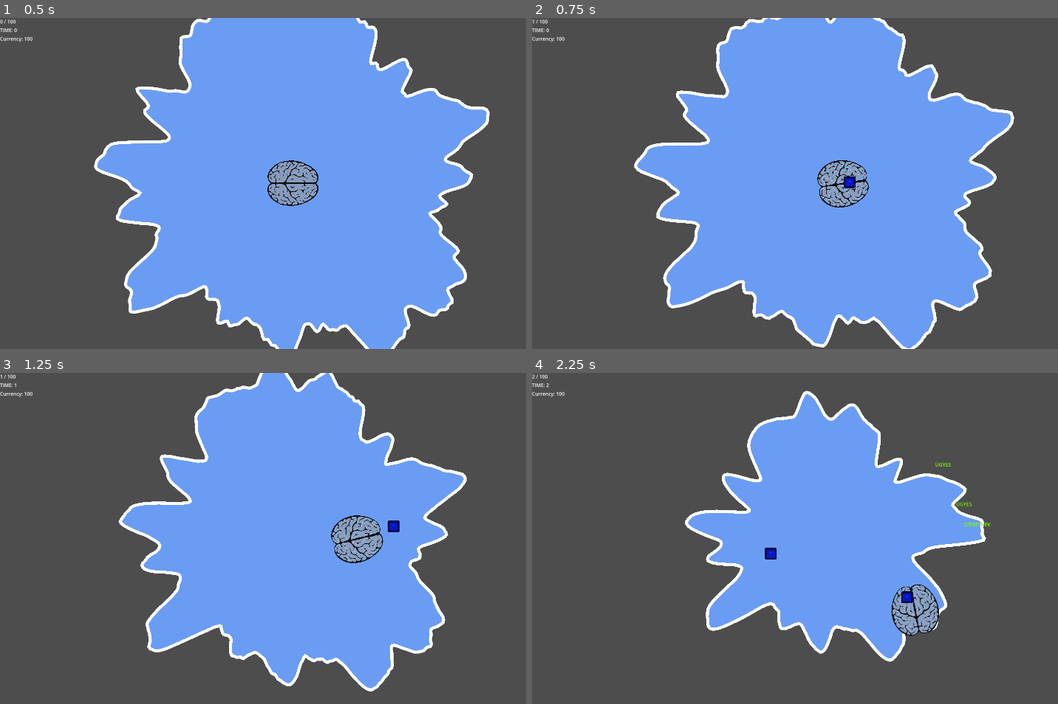
Above: before the commit, frames 1-4 (two rows, left to right).
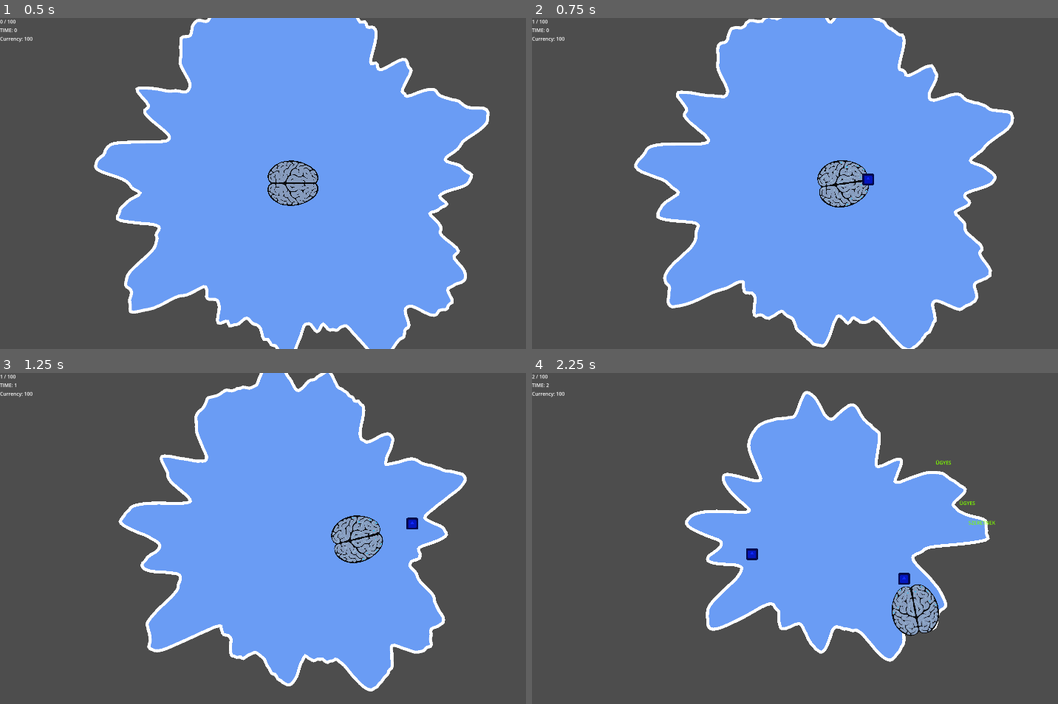
Above: after the commit, the same moments.

Repository: ekaktusz/bullet-hell-jam-7
Game: Godot game, scene res://Scenes/Map/Map.tscn
Two runs of this game, one before a commit and one after it. Both use one fixed random seed, a clock stepped at 60 frames per second and the inputs below. The engine's default icon, where the game draws it, is replaced by a stand-in: a white triangle on a blue panel in a dark square.
Inputs (mouse positions are in pixels of both pictures, inside the frame that each line leads up to):
- Up to frame 1 (0.5 s): no input
- Up to frame 2 (0.75 s): move the mouse to (958, 166) at 0.52 s; hold Right (ui_right) from 0.53 s (still down); click (958, 166) at 0.67 s
- Up to frame 3 (1.25 s): keep holding Right (ui_right)
- Up to frame 4 (2.25 s): move the mouse to (710, 555) at 1.27 s; release Right (ui_right) at 1.28 s; hold Down (ui_down) 1.28-2.03 s; click (710, 555) at 1.42 s; move the mouse to (884, 465) at 2.02 s; hold Right (ui_right) from 2.03 s (still down); click (884, 465) at 2.17 s

Frame 1 is identical in both runs. In frame 2, 0.2% of the frame differs, in the area x 59-66%, y 46-52%; in frame 3, 0.2%; in frame 4, 0.8%, in the area x 40-89%, y 26-70%.

Commit message:
shot from top

Diff:
--- a/Scenes/Map/bullet_manager.gd
+++ b/Scenes/Map/bullet_manager.gd
@@ -50,8 +50,8 @@
 		return
 
 	var mouse_pos = get_global_mouse_position()
-	var spawn_pos = brain.position
-	var direction = (mouse_pos - to_global(spawn_pos)).normalized()
+	var direction = (mouse_pos - to_global(brain.position)).normalized()
+	var spawn_pos = brain.position + direction * brain.get_node("CollisionShape2D").shape.radius
 	var directions = [direction]
 	if Progression.has_skill("split_shot"):
 		directions = [
